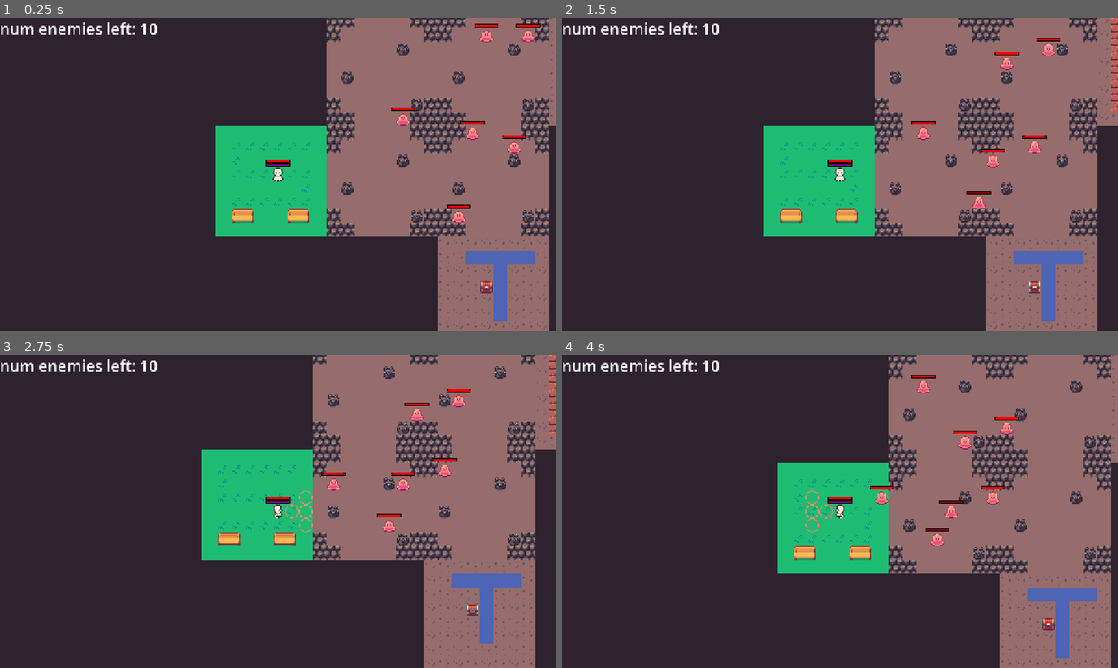
Above: before the commit, frames 1-4 (two rows, left to right).
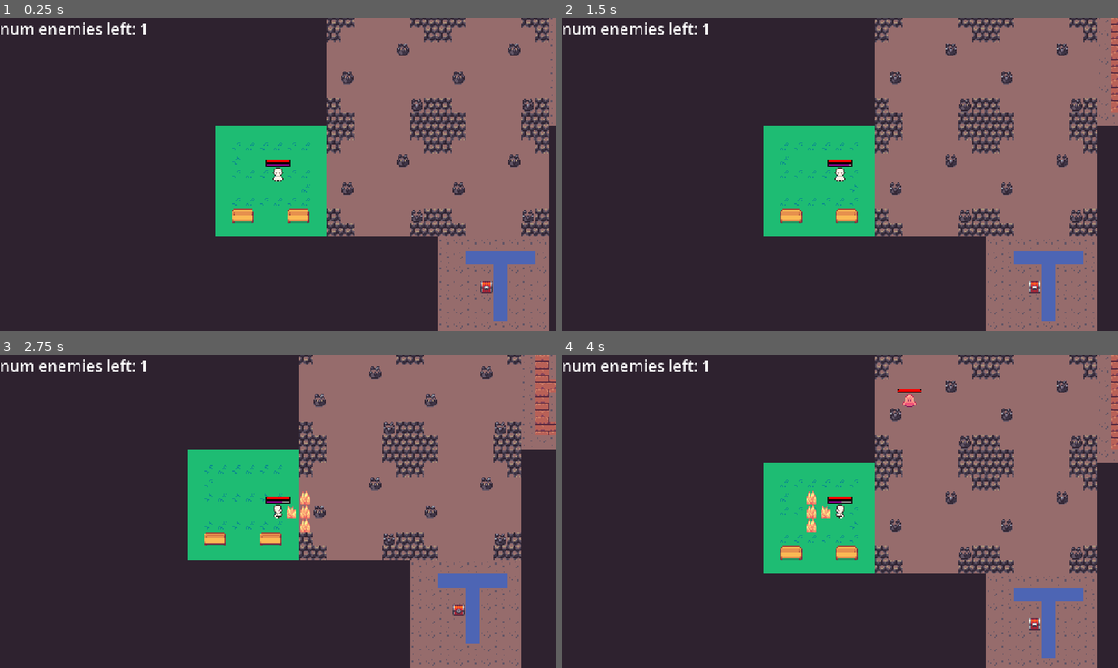
Above: after the commit, the same moments.

Repository: SimonAJScott/wizardgame
Game: Godot game, scene res://scenes/game.tscn
Two runs of this game, one before a commit and one after it. Both use one fixed random seed, a clock stepped at 60 frames per second and the inputs below.
Inputs:
- Up to frame 1 (0.25 s): no input
- Up to frame 2 (1.5 s): tap Enter at 0.5 s; hold Right (right) 0.53-1.28 s; tap Space (space) at 0.6, 1.25 s; tap Q (spell_1) at 0.8, 1.35 s; hold Down (down) from 1.28 s (still down)
- Up to frame 3 (2.75 s): tap Space (space) at 1.55, 2.1 s; release Down (down) at 2.03 s; hold Right (right) from 2.03 s (still down); tap Q (spell_1) at 2.3 s
- Up to frame 4 (4 s): release Right (right) at 2.78 s; hold Up (up) 2.78-3.53 s; tap Q (spell_1) at 2.85, 3.8 s; tap Space (space) at 3.05, 3.6 s; hold Left (left) from 3.53 s (still down)

The runs differ from the first frame. In frame 1, 0.7% of the frame differs, in the area x 27-98%, y 1-66%; in frame 2, 0.7%; in frame 3, 12%; in frame 4, 12%, in the area x 27-100%, y 0-100%.

Commit message:
cleaning + updated controls

Diff:
--- a/scenes/game.tscn
+++ b/scenes/game.tscn
@@ -1,7 +1,7 @@
 [gd_scene format=3 uid="uid://dfeyaug2ff7lt"]
 
 [ext_resource type="Script" uid="uid://lphcxtbnjmd3" path="res://scripts/game.gd" id="1_lbhrr"]
-[ext_resource type="Script" uid="uid://cidfyip8voxki" path="res://scenes/num_enemies_left.gd" id="2_yqjtg"]
+[ext_resource type="Script" uid="uid://cidfyip8voxki" path="res://scripts/num_enemies_left.gd" id="2_yqjtg"]
 
 [node name="Game" type="Node2D" unique_id=1745947702]
 y_sort_enabled = true
--- a/scenes/player.tscn
+++ b/scenes/player.tscn
@@ -14,6 +14,10 @@
 
 [node name="Camera2D" type="Camera2D" parent="." unique_id=1688828228]
 zoom = Vector2(2, 2)
+limit_left = 0
+limit_top = 0
+limit_right = 1152
+limit_bottom = 1152
 
 [node name="CollisionShape2D" type="CollisionShape2D" parent="." unique_id=488452219]
 shape = SubResource("RectangleShape2D_hoeal")
--- a/scripts/enemy.gd
+++ b/scripts/enemy.gd
@@ -1,28 +1,6 @@
 extends CharacterBody2D
 
-const directions = [
-	Vector2(0,1), #down
-	Vector2(1,1), #down right
-	Vector2(1,0), #right
-	Vector2(-1,1), #up right
-	Vector2(-1,0), #up
-	Vector2(-1,-1), #up left
-	Vector2(-1,0), #left
-	Vector2(-1,1), #down left
-]
-
-#const attack_directions = {
-	#Vector2.UP:{Vector2i(0,-1):null,Vector2i(0,-2):null},
-	#Vector2.DOWN:{Vector2i(0,1):null,Vector2i(0,2):null},
-	#Vector2.LEFT:{Vector2i(-1,0):null,Vector2i(-2,0):null},
-	#Vector2.RIGHT:{Vector2i(1,0):null,Vector2i(2,0):null},
-	#Vector2(1, 1): {Vector2i(1,1):null,Vector2i(2,2):null},
-	#Vector2(1, -1): {Vector2i(1,-1):null,Vector2i(2,-2):null},
-	#Vector2(-1, -1): {Vector2i(-1,-1):null,Vector2i(-2,-2):null},
-	#Vector2(-1, 1): {Vector2i(-1,1):null,Vector2i(-2,2):null}
-#}
-
-const attack_tiles = {
+const attack_tiles_funcs = {
 	Vector2i(0,-1):null,Vector2i(0,-2):null,
 	Vector2i(0,1):null,Vector2i(0,2):null,
 	Vector2i(-1,0):null,Vector2i(-2,0):null,
@@ -77,7 +55,7 @@
 	await get_tree().create_timer(0.5).timeout
 
 func is_player_in_attack_range() -> bool:
-	for attack in attack_tiles:
+	for attack in attack_tiles_funcs:
 		if attack+Vector2i(current_location) == Vector2i(player_location):
 			return true
 	return false
@@ -90,7 +68,6 @@
 	else:
 		position = Global.get_pixel_from_grid(path.front())
 
-
 func find_path_towards_player() -> Array[Vector2i]:
 	var astargrid = AStarGrid2D.new()
 	astargrid.size = Vector2i(72,72)
@@ -98,6 +75,8 @@
 	astargrid.update()
 	for cell in collisions:
 		astargrid.set_point_solid(cell, true)
+	for tile in get_other_entity_tiles():
+		astargrid.set_point_solid(tile, true)
 	player_location = find_player_location()
 	current_location = Global.get_grid_from_pixel(Vector2i(position.x,position.y))
 	var path = astargrid.get_id_path(current_location,player_location)
@@ -110,3 +89,11 @@
 		if entity.name == "Player":
 			return_vector = Global.get_grid_from_pixel(Vector2i(entity.position.x,entity.position.y))
 	return return_vector
+
+func get_other_entity_tiles() -> Array[Vector2i]:
+	var tiles: Array[Vector2i] = []
+	for entity in get_tree().get_nodes_in_group("entities"):
+		if entity == self or entity.name == "Player":
+			continue
+		tiles.append(Global.get_grid_from_pixel(Vector2i(entity.position)))
+	return tiles
--- a/scripts/game.gd
+++ b/scripts/game.gd
@@ -24,14 +24,15 @@
 	var map_generator = map_generator_scene.instantiate() as Node2D
 	add_child(map_generator)
 	floor = map_generator.get_floor()
-	place_tiles(floor,Global.floor_height,Global.floor_width)
+	place_tiles(Global.floor_height,Global.floor_width)
 	#add player to map
 	var player = player_scene.instantiate() as CharacterBody2D
 	add_child(player)
-	#add test enemy
+	player.add_to_group("player")
+	#add test enemies
 	spawn_enemies_randomly()
 
-func place_tiles(floor: Array[Array], floor_height: int, floor_width: int) -> void:
+func place_tiles(floor_height: int, floor_width: int) -> void:
 	for y in range(floor_height):
 		for x in range(floor_width):
 			match floor[x][y]:
@@ -99,5 +100,6 @@
 			valid_spawn_tiles.erase(tile)
 
 func initialize_collisions(tile,x:int,y:int) -> void:
+	#tile: [enviornment,physics]
 	for candidate_tile in tile.get_child(1).get_used_cells():
 		collision_tiles.set(Vector2i((x*Global.tile_size.x/2)+candidate_tile.x,(y*Global.tile_size.y/2)+candidate_tile.y),null)
--- a/scripts/global.gd
+++ b/scripts/global.gd
@@ -7,7 +7,7 @@
 const minimum_rooms = 6
 const maximum_rooms = 9
 const start_room_location = Vector2i(4,4)
-var current_num_enemies = 10
+var current_num_enemies = 1
 const player_spawn_tile = Vector2i(36,35)
 
 func get_grid_from_pixel(pixel_vector: Vector2i) -> Vector2i:
--- a/scenes/num_enemies_left.gd
+++ b/scripts/num_enemies_left.gd
@@ -1,5 +1,5 @@
 extends Label
 
 # Called every frame. 'delta' is the elapsed time since the previous frame.
-func _process(delta: float) -> void:
+func _process(_delta: float) -> void:
 	text = "num enemies left: " + str(Global.current_num_enemies)
--- a/scripts/player.gd
+++ b/scripts/player.gd
@@ -7,8 +7,8 @@
 var current_health: int
 var max_mana: int = 100
 var max_health: int = 100
-var is_spell_active: bool = false
 var active_spell:Node2D = null
+var is_casting := false
 var looking_dir:Vector2 = Vector2.DOWN
 
 @onready var rays := {
@@ -33,8 +33,6 @@
 	Vector2(-1, 1): look_down_left,
 }
 
-#make spell
-
 func _ready() -> void:
 	position = Global.get_pixel_from_grid(Global.player_spawn_tile)
 	TurnManager.enemy_action_done.connect(on_enemy_action_done)
@@ -42,69 +40,85 @@
 	current_health = max_health
 	update_health_ui()
 	update_mana_ui()
-	add_to_group("player")
 	look_down()
 
 func _physics_process(delta: float) -> void:
-	look_and_move()
+	process_action()
 
 func damage_dealt(amount: int) -> void:
 	current_health -= amount
 	update_health_ui()
 
-func look_and_move() -> void:
-	if not is_player_turn:
+
+func process_action() -> void:
+	if is_casting or not is_player_turn or Global.current_num_enemies == 0:
 		return
+
+
 	if Input.is_action_just_pressed("spell_1"):
-				toggle_spell_aim()
+		start_aim()
+	# cancel aiming
+	if Input.is_action_just_pressed("space") and active_spell != null:
+		cancel_aim()
+		return
+	if Input.is_action_just_released("spell_1") and active_spell != null:
+		cast_spell()
+		return
 
-	if Input.is_action_just_pressed("space") and not rays[looking_dir].is_colliding() and !is_spell_active:
+	# Space moves one tile, but not while aiming
+	if Input.is_action_just_pressed("space") and active_spell == null \
+			and not rays[looking_dir].is_colliding():
 		global_position += looking_dir * Global.tile_size
 		done_with_turn()
 
-	if Input.is_action_just_pressed("space") and is_spell_active:
-		cast_spell()
-		done_with_turn()
-
+	# Turning works whether aiming or not
 	var input_dir := Vector2(
 		int(sign(Input.get_axis("left", "right"))),
 		int(sign(Input.get_axis("up", "down")))
 	)
-	if input_dir == Vector2.ZERO:
+	if input_dir == Vector2.ZERO or input_dir == looking_dir:
 		return
 
-	if input_dir != looking_dir:
-		looking_dir = input_dir
-		print(looking_dir)
-		look_funcs[looking_dir].call()
-		if is_spell_active:
-				if is_instance_valid(active_spell):
-					toggle_spell_aim()
-					toggle_spell_aim()
-	else:
+	looking_dir = input_dir
+	look_funcs[looking_dir].call()
+	if active_spell != null:
+		refresh_aim()
+
+func start_aim() -> void:
+	if active_spell != null:
 		return
+	active_spell = incenerate_spell_scene.instantiate() as Node2D
+	add_child(active_spell)
+	active_spell.setup(looking_dir, true, Global.get_grid_from_pixel(position))
 
-func toggle_spell_aim() -> void:
-	if not is_spell_active:
-		active_spell = incenerate_spell_scene.instantiate() as Node2D
-		add_child(active_spell)
-		active_spell.setup(looking_dir,true,Global.get_grid_from_pixel(position))
-		is_spell_active = true
-	else:
-		if is_instance_valid(active_spell):
-			active_spell.queue_free()
-			active_spell = null
-			is_spell_active = false
+func refresh_aim() -> void:
+	if is_instance_valid(active_spell):
+		active_spell.queue_free()
+	active_spell = null
+	start_aim()
+
+func cancel_aim() -> void:
+	if is_instance_valid(active_spell):
+		active_spell.queue_free()
+	active_spell = null
+
 
 func cast_spell() -> void:
+	is_casting = true
 	if is_instance_valid(active_spell):
-			active_spell.queue_free()
-			active_spell = null
+		active_spell.queue_free()
 	active_spell = incenerate_spell_scene.instantiate() as Node2D
 	add_child(active_spell)
-	active_spell.setup(looking_dir,false,Global.get_grid_from_pixel(position))
+	active_spell.setup(looking_dir, false, Global.get_grid_from_pixel(position))
+	current_mana -= active_spell.mana_cost
+	update_mana_ui()
 	await get_tree().create_timer(0.5).timeout
-	toggle_spell_aim()
+
+	if is_instance_valid(active_spell):
+		active_spell.queue_free()
+	active_spell = null
+	is_casting = false
+	done_with_turn()
 
 func on_enemy_action_done() -> void:
 	is_player_turn = true
@@ -112,6 +126,15 @@
 func done_with_turn():
 	is_player_turn = false
 	TurnManager.player_action_done.emit()
+
+func update_health_ui() -> void:
+	$HealthBar.value = current_health
+	$HealthBar.max_value = max_health
+
+func update_mana_ui() -> void:
+	$ManaBar.value = current_mana
+	$ManaBar.max_value = max_mana
+
 
 func look_down(): $CharacterSprite2D.frame = 0
 func look_down_right(): $CharacterSprite2D.frame = 1
@@ -122,10 +145,54 @@
 func look_left(): $CharacterSprite2D.frame = 6
 func look_down_left(): $CharacterSprite2D.frame = 7
 
-func update_health_ui() -> void:
-	$HealthBar.value = current_health
-	$HealthBar.max_value = max_health
 
-func update_mana_ui() -> void:
-	$ManaBar.value = current_mana
-	$ManaBar.max_value = max_mana
+#func look_and_move() -> void:
+	#if is_player_turn or Global.current_num_enemies == 0:
+		#if Input.is_action_just_pressed("spell_1"):
+					#toggle_spell_aim()
+		#
+		#if Input.is_action_just_pressed("space") and not rays[looking_dir].is_colliding() and active_spell == null:
+			#global_position += looking_dir * Global.tile_size
+			#done_with_turn()
+		#
+		#if Input.is_action_just_pressed("space") and active_spell != null:
+			#cast_spell()
+			#done_with_turn()
+		#
+		#var input_dir := Vector2(
+			#int(sign(Input.get_axis("left", "right"))),
+			#int(sign(Input.get_axis("up", "down")))
+		#)
+		#
+		#if input_dir == Vector2.ZERO:
+			#return
+#
+		#if input_dir != looking_dir:
+			#looking_dir = input_dir
+			#look_funcs[looking_dir].call()
+			#if active_spell != null:
+					#if is_instance_valid(active_spell):
+						#toggle_spell_aim()
+						#toggle_spell_aim()
+		#else:
+			#return
+
+#func toggle_spell_aim() -> void:
+	#if active_spell == null:
+		#active_spell = incenerate_spell_scene.instantiate() as Node2D
+		#add_child(active_spell)
+		#active_spell.setup(looking_dir,true,Global.get_grid_from_pixel(position))
+	#else:
+		#if is_instance_valid(active_spell):
+			#active_spell.queue_free()
+			#active_spell = null
+
+#func cast_spell() -> void:
+	#if is_instance_valid(active_spell):
+			#active_spell.queue_free()
+			#active_spell = null
+	#active_spell = incenerate_spell_scene.instantiate() as Node2D
+	#add_child(active_spell)
+	#active_spell.setup(looking_dir,false,Global.get_grid_from_pixel(position))
+	#await get_tree().create_timer(0.5).timeout
+	#toggle_spell_aim()
--- a/scripts/spells/incinerate.gd
+++ b/scripts/spells/incinerate.gd
@@ -36,3 +36,6 @@
 
 	if !is_aim:
 		incinerate_sound.play()
+
+func get_mana_cost() -> int:
+	return mana_cost
Renamed: scenes/num_enemies_left.gd.uid -> scripts/num_enemies_left.gd.uid
Not shown, added: sounds/enemies/floraphonic-slime-splat-1-219248.mp3.import
Not shown, added: sounds/enemies/floraphonic-slime-splat-1-219248.mp3
